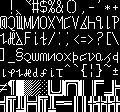
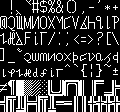
The second 120x112 image is a revision of the first. Changes to its layers:
painted on "背景" over [16, 32, 62, 77]
